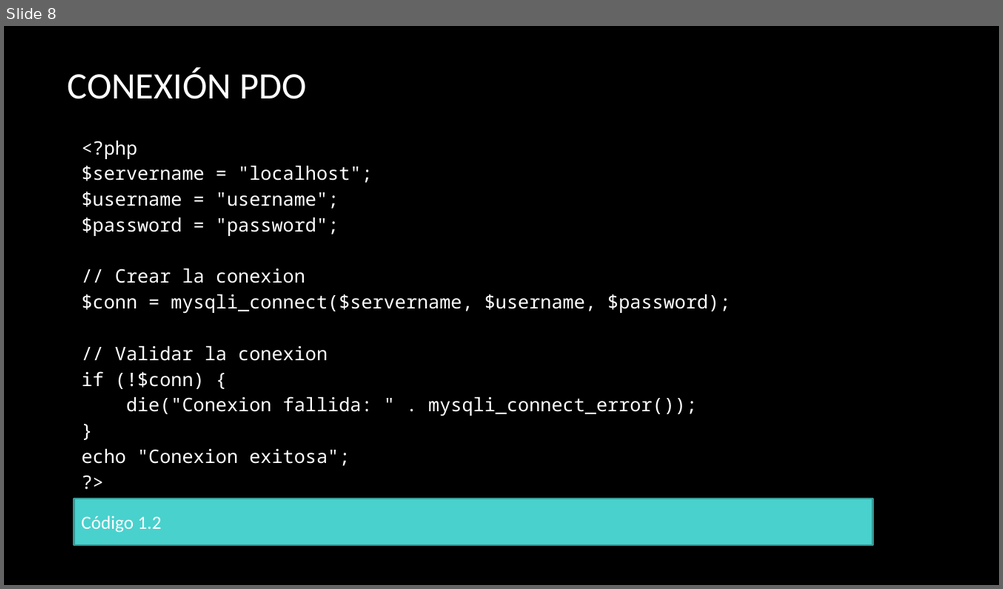
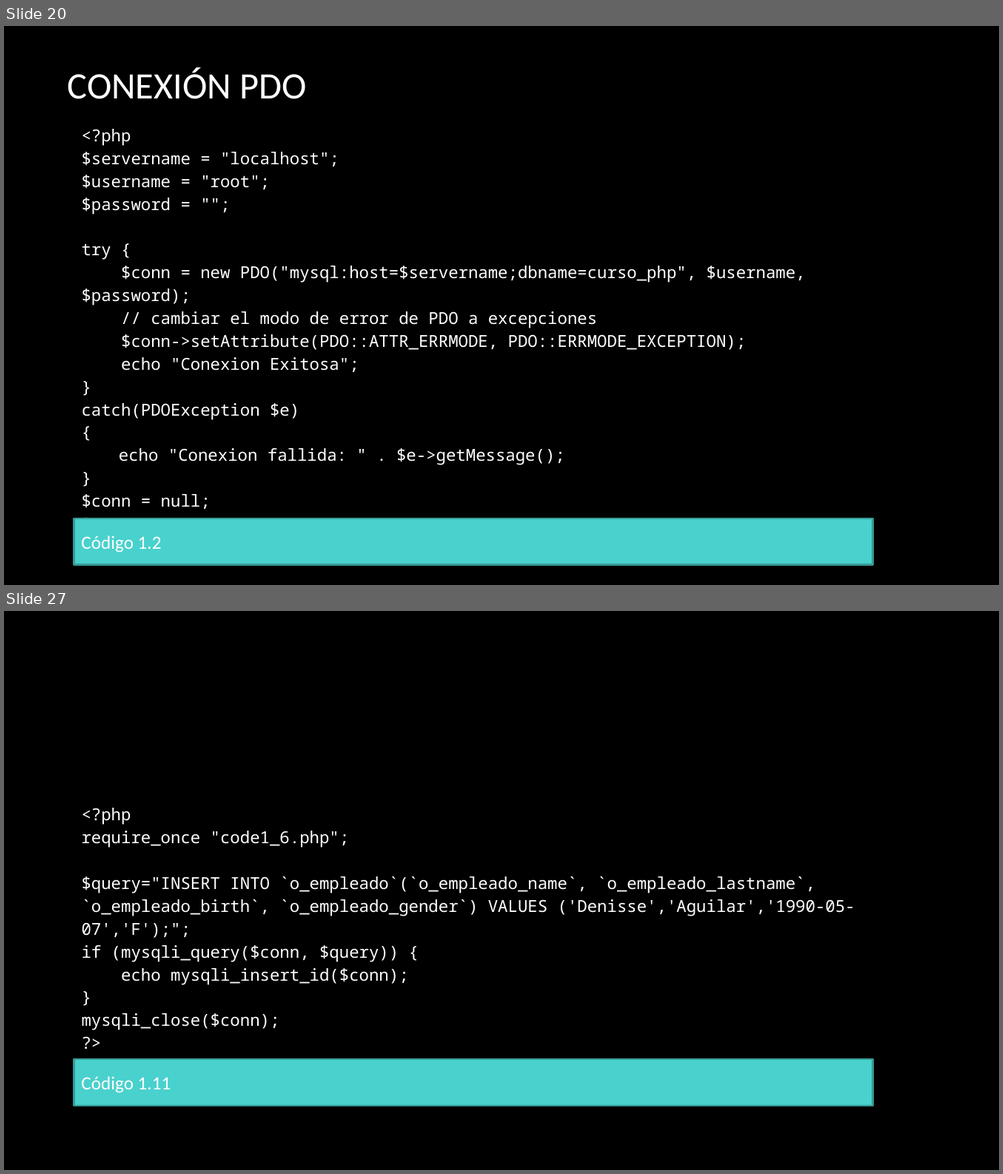
Before and after one commit to erikfer94/fromNoobToMaster, a slide deck: presentaciones/clase_2.pptx. Shown one above the other, each under a label of ours: slide 8 before the commit, slides 20 and 27 after it; the slides between them are not shown. The pictures are 1003x589 and 1003x1174 pixels, drawn with LibreOffice and Linux fonts; fonts in the diff are those of the drawing; background and template pictures are left out. Boxes give left, top, right and bottom in pixels: in the first picture for what was removed or moved away, otherwise in the second. Text is boxed around its words. In the diff, an @@ line names an element or a change of style, - is before the commit and + after.

```diff
--- a/presentaciones/clase_2.pptx
+++ b/presentaciones/clase_2.pptx
@@ slide 27 added at box(4, 611, 999, 1170), background picture (left out) @@
@@ rectangle added at box(74, 798, 874, 1060), fill #000000, 16 pt, text #FFFFFF @@
+<?php
+require_once "code1_6.php";
+$query="INSERT INTO `o_empleado`(`o_empleado_name`, `o_empleado_lastname`, `o_empleado_birth`, `o_empleado_gender`) VALUES ('Denisse','Aguilar','1990-05-07','F');";
+if (mysqli_query($conn, $query)) {
+echo mysqli_insert_id($conn);
+}
+mysqli_close($conn);
+?>
@@ rectangle added at box(74, 1059, 874, 1105), fill #49D1CD, outline #369B98 1.5 pt, 18 pt, text #FFFFFF @@
+Código 1.11
@@ what was slide 8 is now slide 20 @@
@@ slide 20 changed as well @@
@@ rectangle "<?php": place and size @@
-rectangle "<?php" at box(74, 129, 874, 499)
+rectangle "<?php" at box(74, 118, 874, 519)
@@ text in rectangle at box(82, 129, 339, 167): size 18 to 16 pt in "<?php", "$servername = "localhost";", "}", "?>" @@
@@ text in rectangle at box(82, 175, 805, 372): text changed; size 18 to 16 pt @@
-$username = "username";
-$password = "password";
-// Crear la conexion
-$conn = mysqli_connect($servername, $username, $password);
-// Validar la conexion
-if (!$conn) {
-die("Conexion fallida: " . mysqli_connect_error());
+$username = "root";
+$password = "";
+try {
+$conn = new PDO("mysql:host=$servername;dbname=curso_php", $username, $password);
+// cambiar el modo de error de PDO a excepciones
+$conn->setAttribute(PDO::ATTR_ERRMODE, PDO::ERRMODE_EXCEPTION);
+echo "Conexion Exitosa";
@@ text in rectangle at box(82, 403, 565, 509): text changed; size 18 to 16 pt @@
-echo "Conexion exitosa";
+catch(PDOException $e)
+{
+echo "Conexion fallida: " . $e->getMessage();
+}
+$conn = null;
@@ rectangle "Código 1.2": place and size @@
-rectangle "Código 1.2" at box(74, 499, 874, 545)
+rectangle "Código 1.2" at box(74, 519, 874, 565)
```
Also in this commit, not shown: 2 other slides changed, 19 other slides added, 8 other files.
